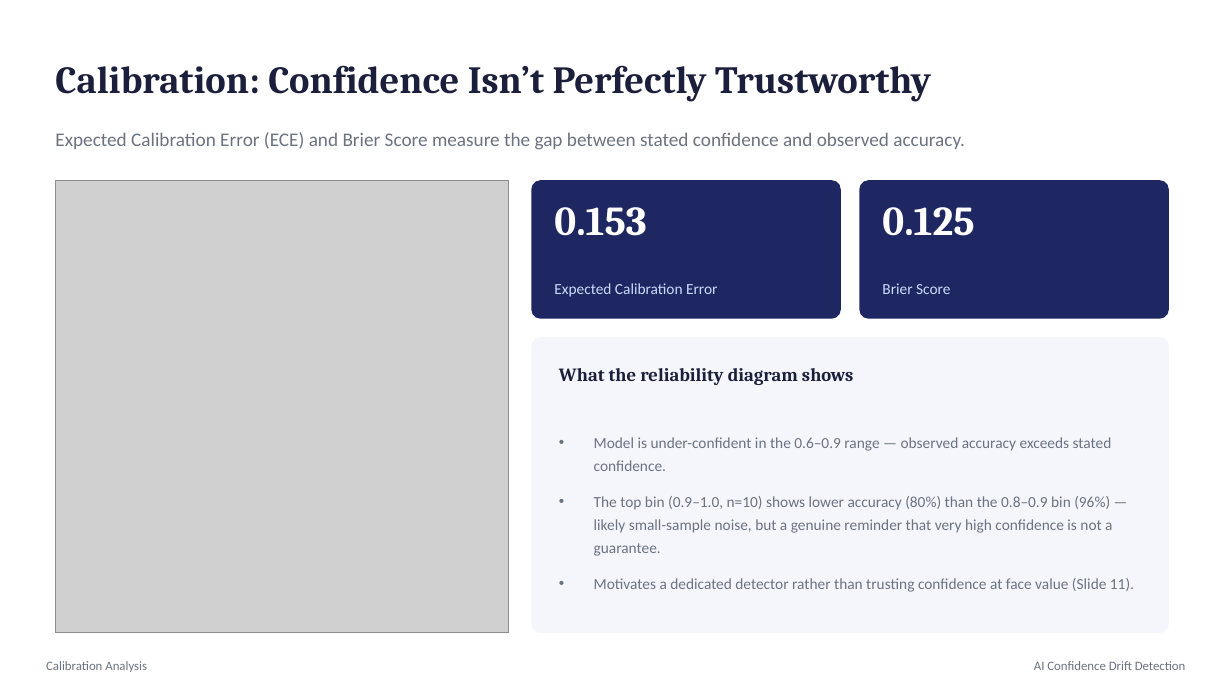
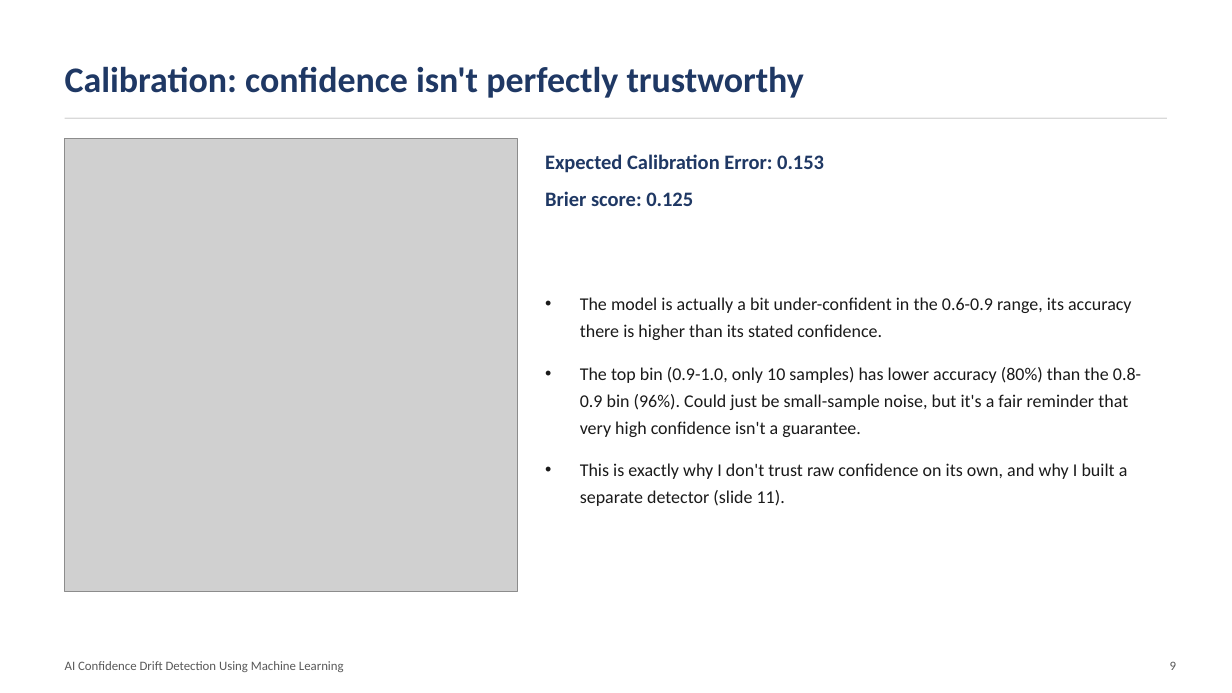
Before and after one commit to ahansardar/ai-confidence-drift, a slide deck: slide 9 of reports/presentation/AI_Confidence_Drift_Presentation.pptx. Drawn at 1232x693 pixels with LibreOffice and Linux fonts; fonts in the diff are those of the drawing; grey boxes stand for pictures. Boxes give left, top, right and bottom in pixels: in the first picture for what was removed or moved away, otherwise in the second. Text is boxed around its words. In the diff, an @@ line names an element or a change of style, - is before the commit and + after.

Commit message:
Simplify presentation design and rewrite research report in first person
- Presentation: dropped gradient backgrounds, badge circles and heavy
  stat-card styling for a plain white-background academic layout with
  simple bullet lists, one accent color, and native charts kept
- Research report: rewritten in first-person voice (I/we), plain
  language, no em dashes, same underlying data and numbers

```diff
--- a/reports/presentation/AI_Confidence_Drift_Presentation.pptx
+++ b/reports/presentation/AI_Confidence_Drift_Presentation.pptx
@@ text at (x1=65, y1=66, x2=804, y2=98): text changed; size 30 to 28 pt; font Cambria to Calibri; text colour #1B1F3B to #1F3864 @@
-Calibration: Confidence Isn’t Perfectly Trustworthy
+Calibration: confidence isn't perfectly trustworthy
@@ line added from (65, 118) to (1167, 118), #D9D9D9 1 pt @@
@@ text removed at (x1=55, y1=132, x2=964, y2=150) @@
-Expected Calibration Error (ECE) and Brier Score measure the gap between stated confidence and observed accuracy.
@@ picture moved from (x1=55, y1=180, x2=508, y2=633) to (x1=65, y1=139, x2=518, y2=592) @@
@@ text at (x1=545, y1=154, x2=824, y2=173): text changed; size 12 to 16 pt; text colour #CADCFC to #1F3864; bold on @@
-Expected Calibration Error
+Expected Calibration Error: 0.153
@@ rounded rectangle removed at (x1=531, y1=180, x2=841, y2=319) @@
@@ text at (x1=545, y1=191, x2=693, y2=206): text changed; size 32 to 16 pt; font Cambria to Calibri; text colour #FFFFFF to #1F3864 @@
-0.153
+Brier score: 0.125
@@ text "Brier score: 0.125" at (x1=545, y1=191, x2=693, y2=206): vertical alignment top to middle @@
@@ rounded rectangle removed at (x1=860, y1=180, x2=1169, y2=319) @@
@@ text removed at (x1=882, y1=207, x2=974, y2=236) @@
-0.125
@@ text at (x1=580, y1=297, x2=1141, y2=506): text changed; size 12 to 14 pt; text colour #6B7280 to #1A1A1A @@
-• Model is under-confident in the 0.6–0.9 range — observed accuracy exceeds stated confidence.
-• The top bin (0.9–1.0, n=10) shows lower accuracy (80%) than the 0.8–0.9 bin (96%) — likely small-sample noise, but a genuine reminder that very high confidence is not a guarantee.
-• Motivates a dedicated detector rather than trusting confidence at face value (Slide 11).
+• The model is actually a bit under-confident in the 0.6-0.9 range, its accuracy there is higher than its stated confidence.
+• The top bin (0.9-1.0, only 10 samples) has lower accuracy (80%) than the 0.8-0.9 bin (96%). Could just be small-sample noise, but it's a fair reminder that very high confidence isn't a guarantee.
+• This is exactly why I don't trust raw confidence on its own, and why I built a separate detector (slide 11).
@@ text removed at (x1=882, y1=283, x2=950, y2=294) @@
-Brier Score
@@ rounded rectangle removed at (x1=531, y1=337, x2=1169, y2=633) @@
@@ text removed at (x1=559, y1=368, x2=853, y2=385) @@
-What the reliability diagram shows
@@ text removed at (x1=46, y1=661, x2=147, y2=672) @@
-Calibration Analysis
@@ text at (x1=65, y1=661, x2=344, y2=672): text changed; text colour #6B7280 to #595959 @@
-AI Confidence Drift Detection
+AI Confidence Drift Detection Using Machine Learning
@@ text added at (x1=1170, y1=662, x2=1176, y2=670), 10 pt, text #595959 @@
+9
```
Also in this commit, not shown: 11 other slides changed, 2 slides added, 2 slides removed, 1 other file.
